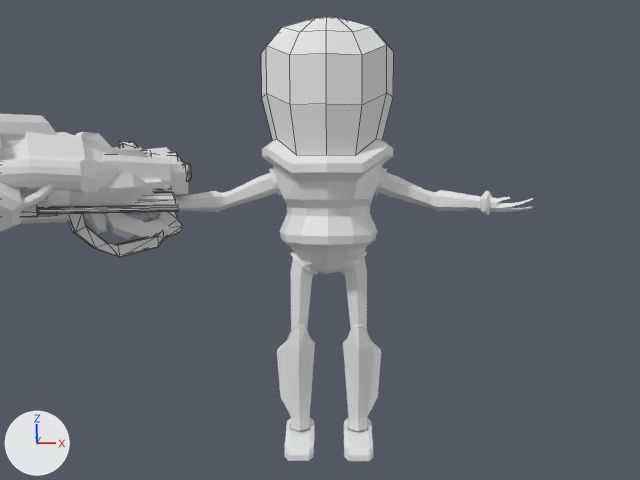
Before and after pictures for a commit that changed the Blender file Tools/Models/Players/martian.blend.
Rendered twice from the file's camera 'Camera'. Lighting does not change. The marker at lower left points along +X, +Y and +Z. Mesh edges are drawn as thin lines on the coarser meshes.

Before the edit, the objects in view are built like this:
```python
me_martian_md2 = bpy.data.meshes.new('martian.md2')
me_martian_md2.from_pydata(...)  # 1208 vertices, 1179 faces; spans x -48.8..10.4, y -1.1..26.8, z -50.9..13.1
me_martian_md2.materials.append(mat_default_jpg)  # its picture is missing
me_martian_md2__null_001 = bpy.data.meshes.new('martian.md2_(null.001')
me_martian_md2__null_001.from_pydata(...)  # 61 vertices, 60 faces; spans x -294.0..-92.0, y -10.0..191.0, z -43.0..165.0
me_martian_md2__null_001.materials.append(mat_null__001)  # its picture is missing
me_mesh_001 = bpy.data.meshes.new('Mesh.001')
me_mesh_001.from_pydata(...)  # 476 vertices, 492 faces; spans x -7.9..-1.7, y -26.1..-3.2, z 0.6..16.4
me_mesh_001.materials.append(mat_skin_jpg_006)  # its picture is missing
ob_body = bpy.data.objects.new('Body', me_martian_md2)
ob_body.location = (18.4, 5.3, 33.2)
ob_body.scale = (0.953, 0.953, 0.953)
ob_helmet = bpy.data.objects.new('Helmet', me_martian_md2__null_001)
ob_helmet.location = (18.4, 5.3, 33.2)
ob_helmet.scale = (0.0953, 0.0953, 0.0953)
ob_mesh_001 = bpy.data.objects.new('Mesh.001', me_mesh_001)
ob_mesh_001.location = (-14.9, 5.9, 14.3)
ob_mesh_001.rotation_euler = (-0.0413, -0.0158, -1.179)  # degrees (-2.4, -0.9, -68)
# also in view: 'smartgun' at (-36.1, -0.3, 25.3); 'vaporizer' at (-39.4, -1.9, 26.1); 'flamethrower' at (-38.5, -0.6, 25.7); 'newrocketlauncher.001' at (-37.1, -0.2, 24.7); 'Mesh.002' at (-33.9, 0.6, 25.0)
```
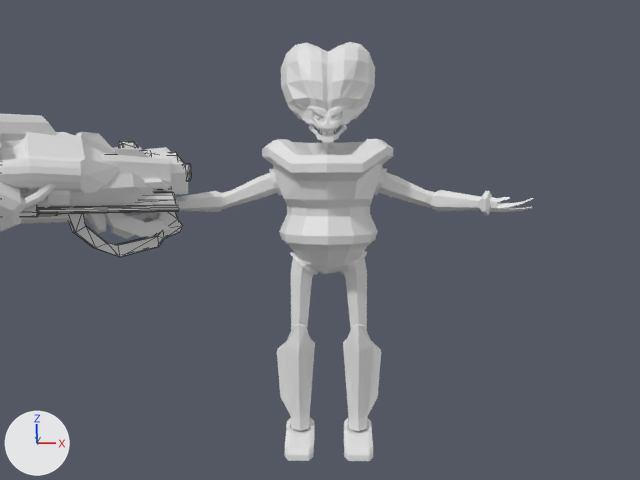
Patch to the scene script:
```diff
--- a/Tools/Models/Players/martian.blend.py
+++ b/Tools/Models/Players/martian.blend.py
@@ ob_helmet @@
 ob_helmet.scale = (0.0953, 0.0953, 0.0953)
+ob_helmet.hide_viewport = True
```

Pixel boxes [x1, y1, x2, y2] of what changed, in the pictures (640 x 480 px):
'Helmet', hidden
    before: [261, 17, 394, 155]
